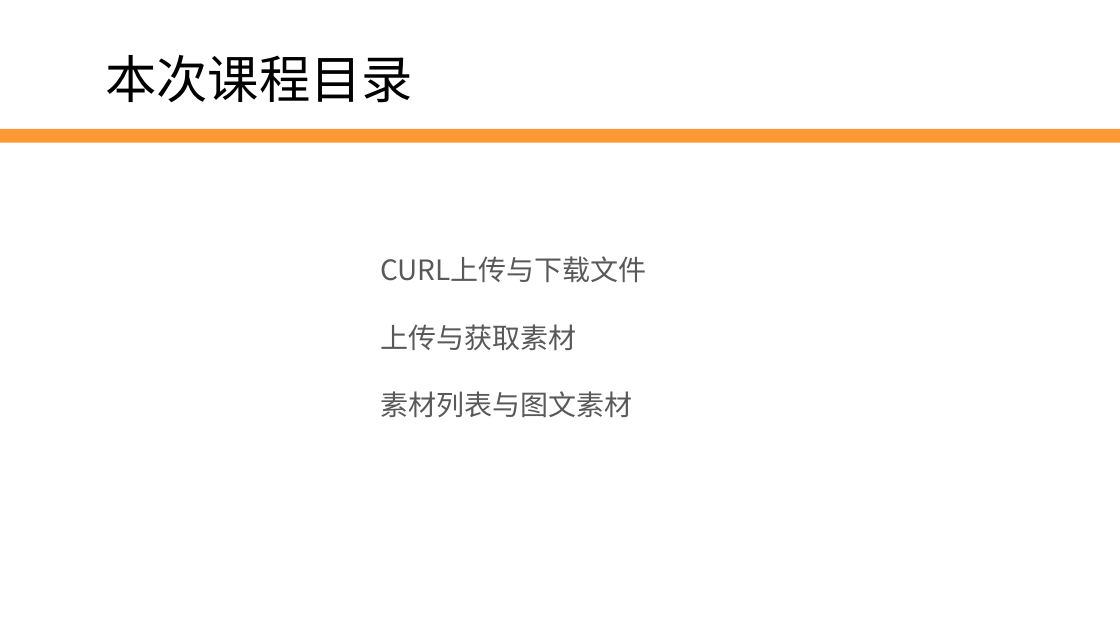
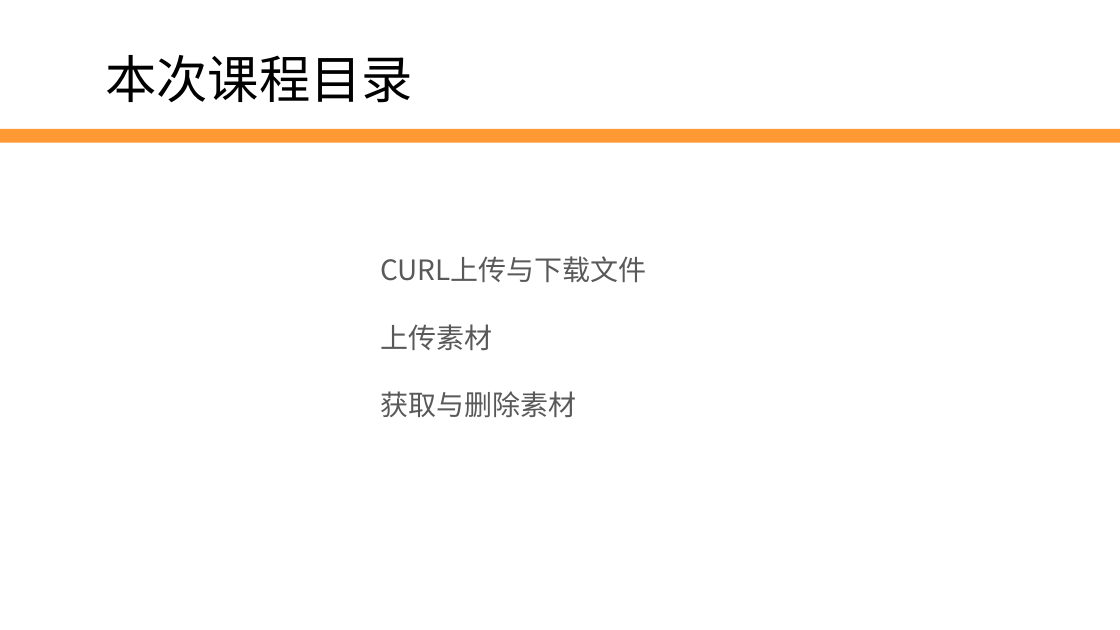
Before and after one commit to edu2act/2017-2018_1st_Wechat_Web_Programming, a slide deck: slide 2 of 第7讲 素材与图文消息.pptx. Drawn at 1120x630 pixels with LibreOffice and Linux fonts; fonts in the diff are those of the drawing; background and template pictures are left out. Boxes give left, top, right and bottom in pixels: in the first picture for what was removed or moved away, otherwise in the second. Text is boxed around its words. In the diff, an @@ line names an element or a change of style, - is before the commit and + after.

```diff
--- a/第7讲 素材与图文消息.pptx
+++ b/第7讲 素材与图文消息.pptx
@@ text at [380,324,576,417]: text changed @@
-2. 上传与获取素材
-3. 素材列表与图文素材
+2. 上传素材
+3. 获取与删除素材
```
Also in this commit, not shown: 9 other slides changed, 3 slides added, 10 slides removed, 1 other file.
